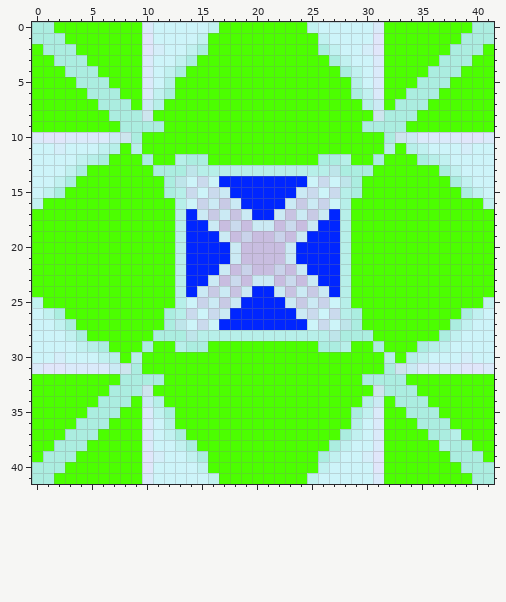
Two versions of one pixel-art sprite, app/src/main/res/drawable-hdpi/hollow_circle.png. Above: the version before the commit.
The file is 42x42 pixels. Colours within 5 levels of each other are drawn and written as one.
Once edited:
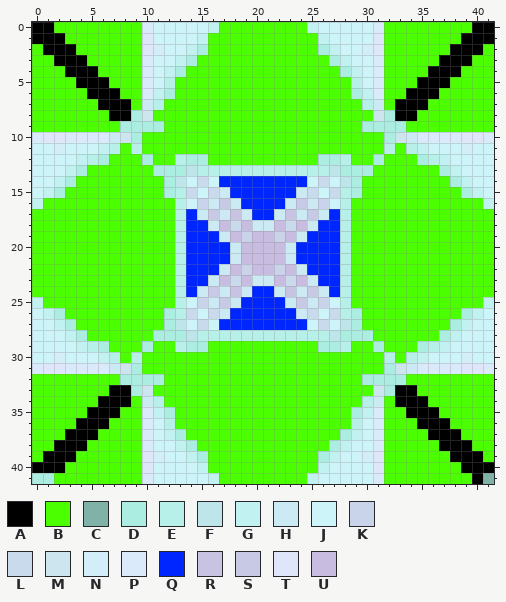
Palette (. is transparent): A #000000  B #4cff00  C #80b2a8  D #abede0  E #b7efe9  F #bee5ea  G #c1f1f0  H #cbeaf4  J #cdf4f9  K #c9d3ea  L #cadaed  M #cde5ee  N #d4eef9  P #daeafa  Q #0026ff  R #c8c3e2  S #c8cae5  T #e0e6fa  U #c8bde0
The exact change:
{"y":0,"x":0,"old":"DD","new":"AA"}
{"y":0,"x":40,"old":"DD","new":"AA"}
{"y":1,"x":0,"old":"DDD","new":"AAA"}
{"y":1,"x":39,"old":"DDD","new":"AAA"}
{"y":2,"x":1,"old":"DDD","new":"AAA"}
{"y":2,"x":38,"old":"DDD","new":"AAA"}
{"y":3,"x":2,"old":"DDD","new":"AAA"}
{"y":3,"x":37,"old":"DDD","new":"AAA"}
{"y":4,"x":3,"old":"DDD","new":"AAA"}
{"y":4,"x":36,"old":"DDD","new":"AAA"}
{"y":5,"x":4,"old":"DDD","new":"AAA"}
{"y":5,"x":35,"old":"DDD","new":"AAA"}
{"y":6,"x":5,"old":"DDD","new":"AAA"}
{"y":6,"x":34,"old":"DDD","new":"AAA"}
{"y":7,"x":6,"old":"DDD","new":"AAA"}
{"y":7,"x":33,"old":"DDD","new":"AAA"}
{"y":8,"x":7,"old":"DD","new":"AA"}
{"y":8,"x":33,"old":"DD","new":"AA"}
{"y":33,"x":7,"old":"DD","new":"AA"}
{"y":33,"x":33,"old":"DD","new":"AA"}
{"y":34,"x":6,"old":"DDD","new":"AAA"}
{"y":34,"x":33,"old":"DDD","new":"AAA"}
{"y":35,"x":5,"old":"DDD","new":"AAA"}
{"y":35,"x":34,"old":"DDD","new":"AAA"}
{"y":36,"x":4,"old":"DDD","new":"AAA"}
{"y":36,"x":35,"old":"DDD","new":"AAA"}
{"y":37,"x":3,"old":"DDD","new":"AAA"}
{"y":37,"x":36,"old":"DDE","new":"AAA"}
{"y":38,"x":2,"old":"DDD","new":"AAA"}
{"y":38,"x":37,"old":"EDD","new":"AAA"}
{"y":39,"x":1,"old":"DDD","new":"AAA"}
{"y":39,"x":38,"old":"DDD","new":"AAA"}
{"y":40,"x":0,"old":"DDD","new":"AAA"}
{"y":40,"x":39,"old":"DDD","new":"AAA"}
{"y":41,"x":40,"old":"DD","new":"AC"}
